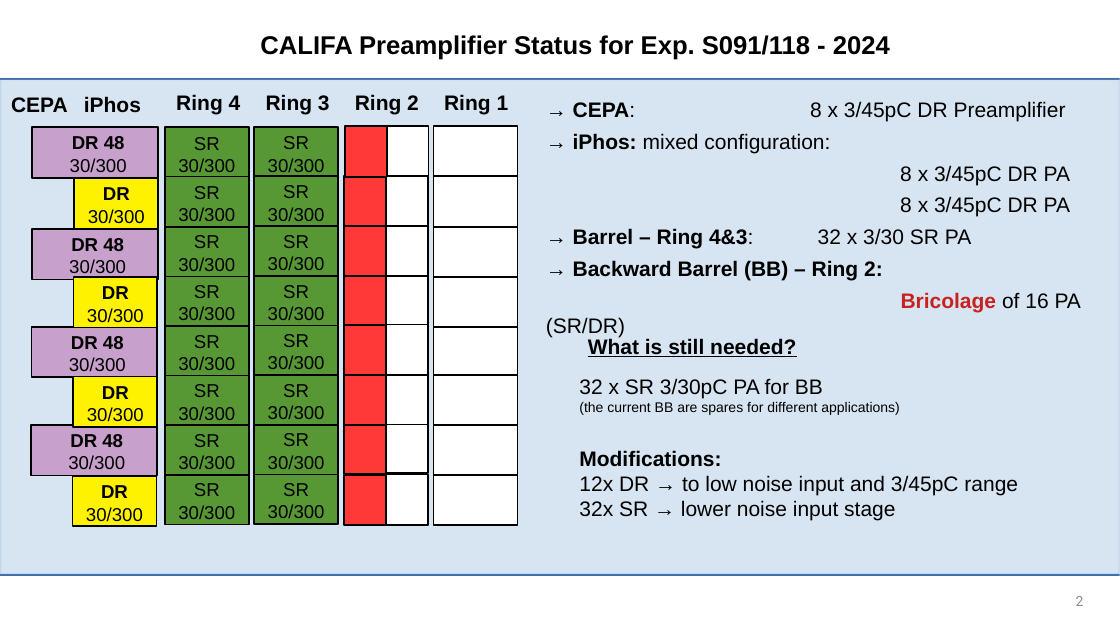
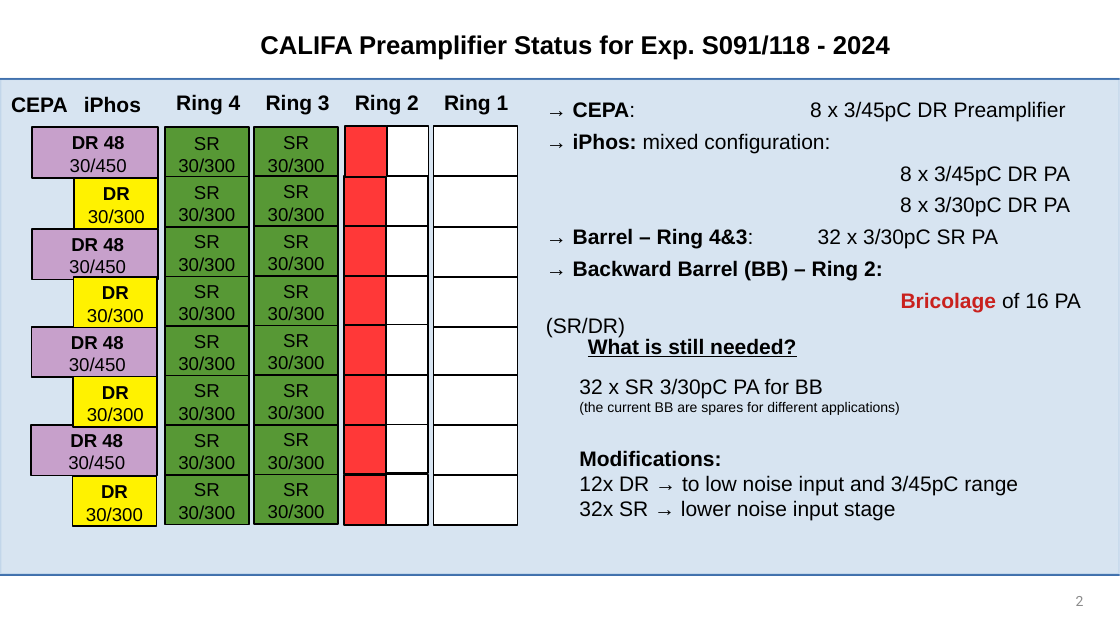
Before and after one commit to jenegger/r3bweek_24_paris, a slide deck: slide 2 of wg_califa_meeting_18_10_2024.odp. Drawn at 1120x630 pixels with LibreOffice and Linux fonts; fonts in the diff are those of the drawing; background and template pictures are left out. Boxes give left, top, right and bottom in pixels: in the first picture for what was removed or moved away, otherwise in the second. Text is boxed around its words. In the diff, an @@ line names an element or a change of style, - is before the commit and + after.

```diff
--- a/wg_califa_meeting_18_10_2024.odp
+++ b/wg_califa_meeting_18_10_2024.odp
@@ text at (70,136,127,172): text changed @@
-DR 48 30/300
+DR 48 30/450
@@ text at (573,196,1070,249): text changed @@
-8 x 3/45pC DR PA
-→ Barrel – Ring 4&3: 32 x 3/30 SR PA
+8 x 3/30pC DR PA
+→ Barrel – Ring 4&3: 32 x 3/30pC SR PA
@@ text at (69,238,126,278): text changed @@
-DR 48 30/300
+DR 48 30/450
@@ text at (69,336,126,371): text changed @@
-DR 48 30/300
+DR 48 30/450
@@ text at (68,434,125,469): text changed @@
-DR 48 30/300
+DR 48 30/450
```
Also in this commit, not shown: 2 other slides changed, 1 other file.
